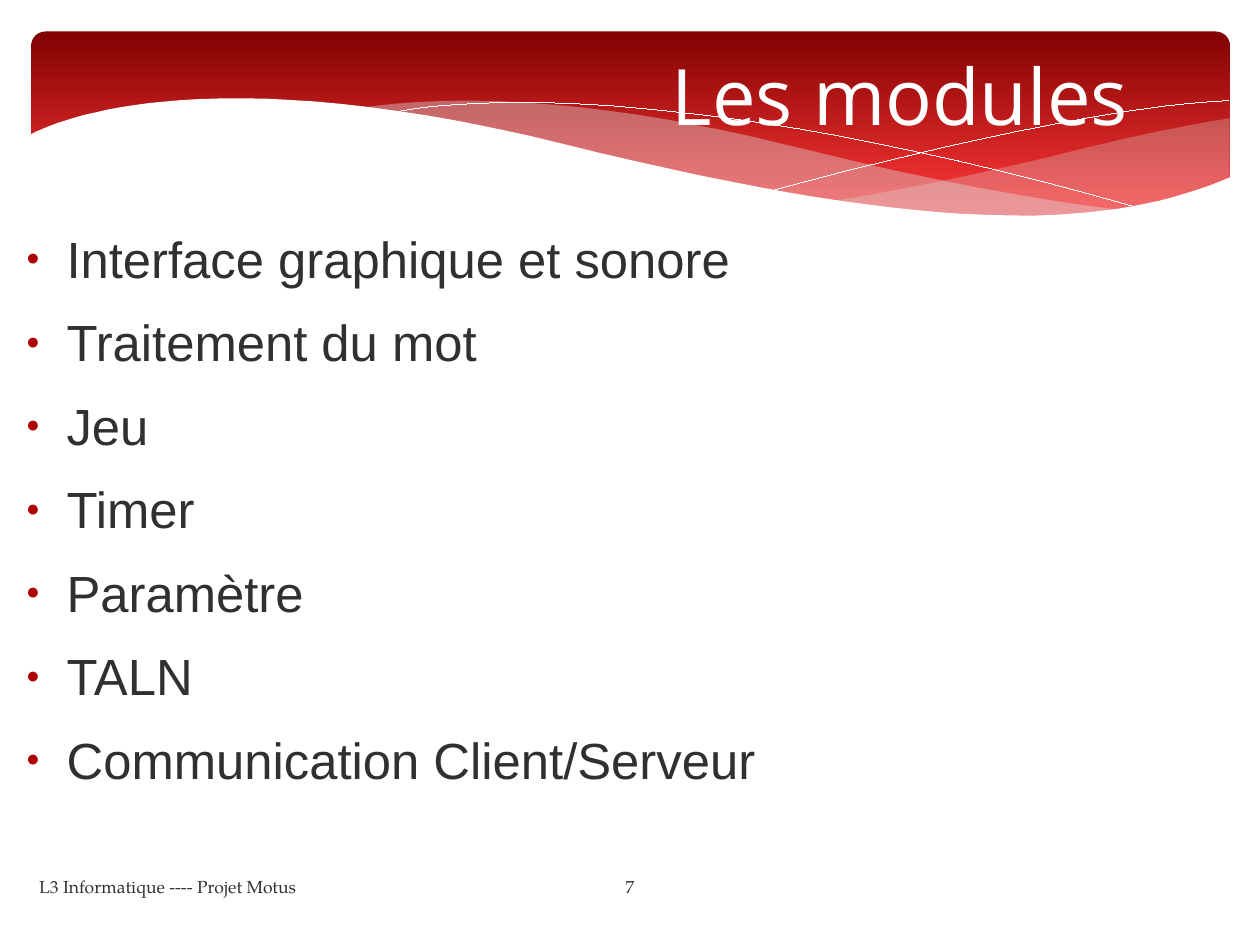
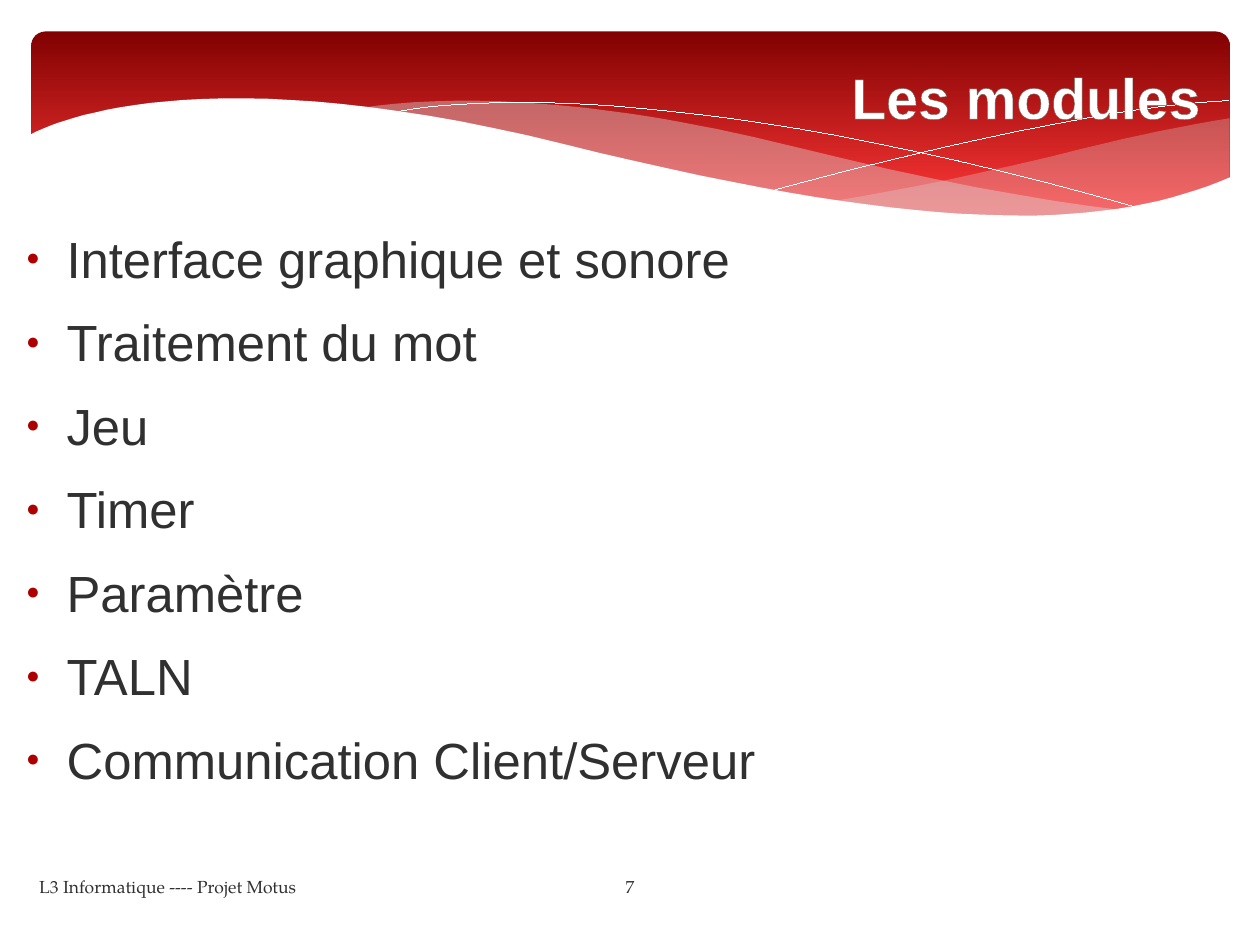
Before and after one commit to Yamihoshi/Projet-L3, a slide deck: slide 7 of powerpoint.pptx. Drawn at 1260x945 pixels with LibreOffice and Linux fonts; fonts in the diff are those of the drawing. Boxes give left, top, right and bottom in pixels: in the first picture for what was removed or moved away, otherwise in the second. Text is boxed around its words. In the diff, an @@ line names an element or a change of style, - is before the commit and + after.

```diff
--- a/powerpoint.pptx
+++ b/powerpoint.pptx
@@ title "Les modules": place and size @@
-title "Les modules" at [672,52,1128,145]
+title "Les modules" at [851,78,1201,129]
@@ title "Les modules" at [851,78,1201,129]: size 49 to 36 pt, font Open Sans to Arial, letter outline none to #726056 0.52 pt, bold on @@
```
Also in this commit, not shown: 11 other slides changed, 1 slide added, 1 slide removed, 1 other file.
